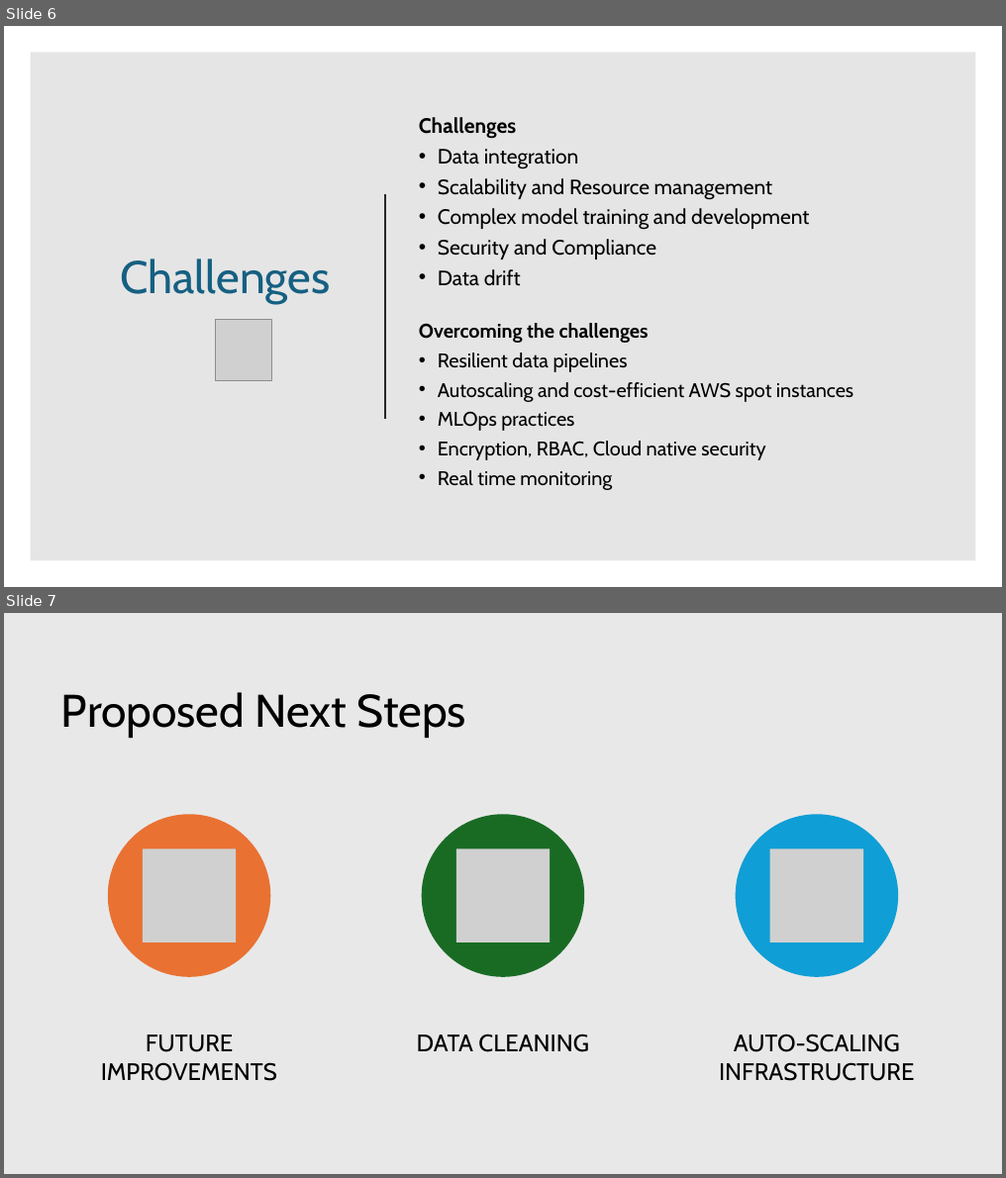
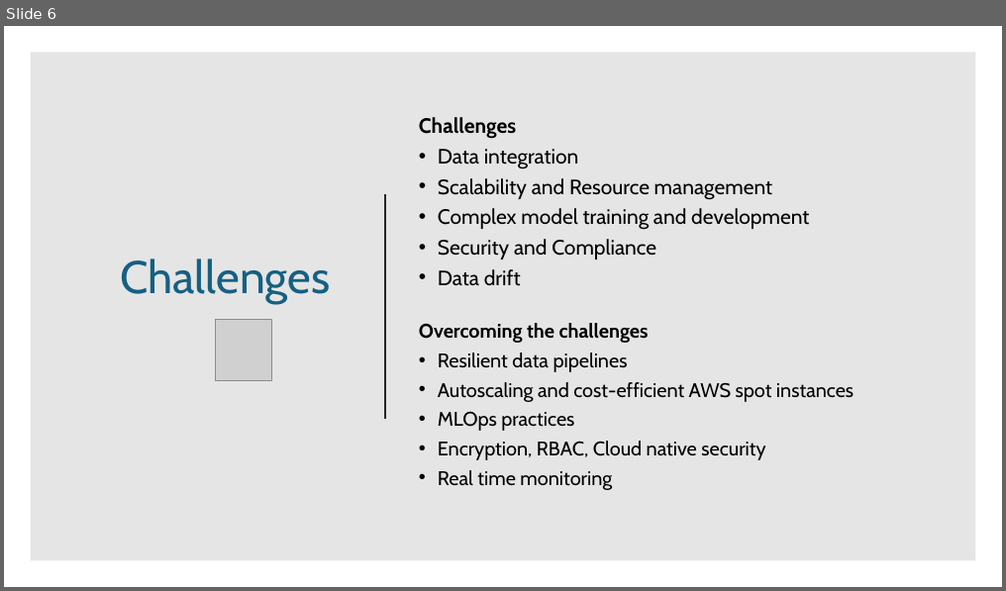
Before and after one commit to Elikariuki/CST8912-Group2_013, a slide deck: 2ndPresentation_group2_CST_8912.pptx. Shown one above the other, each under a label of ours: slides 6 and 7 before the commit, slide 6 after it. The pictures are 1006x1178 and 1006x591 pixels, drawn with LibreOffice and Linux fonts; fonts in the diff are those of the drawing; grey boxes stand for pictures. Boxes give left, top, right and bottom in pixels: in the first picture for what was removed or moved away, otherwise in the second. Text is boxed around its words. In the diff, an @@ line names an element or a change of style, - is before the commit and + after.

```diff
--- a/2ndPresentation_group2_CST_8912.pptx
+++ b/2ndPresentation_group2_CST_8912.pptx
@@ slide 7 removed at [4,613,1002,1174], background #E8E8E8 @@
@@ title removed at [61,692,466,738] @@
-Proposed Next Steps
@@ group removed at [101,814,914,1081]: 3 ellipses, 3 pictures, 3 texts @@
-FUTURE IMPROVEMENTS
-DATA CLEANING
-AUTO-SCALING INFRASTRUCTURE
```
Also in this commit, not shown: 5 slides changed, 1 other file.
